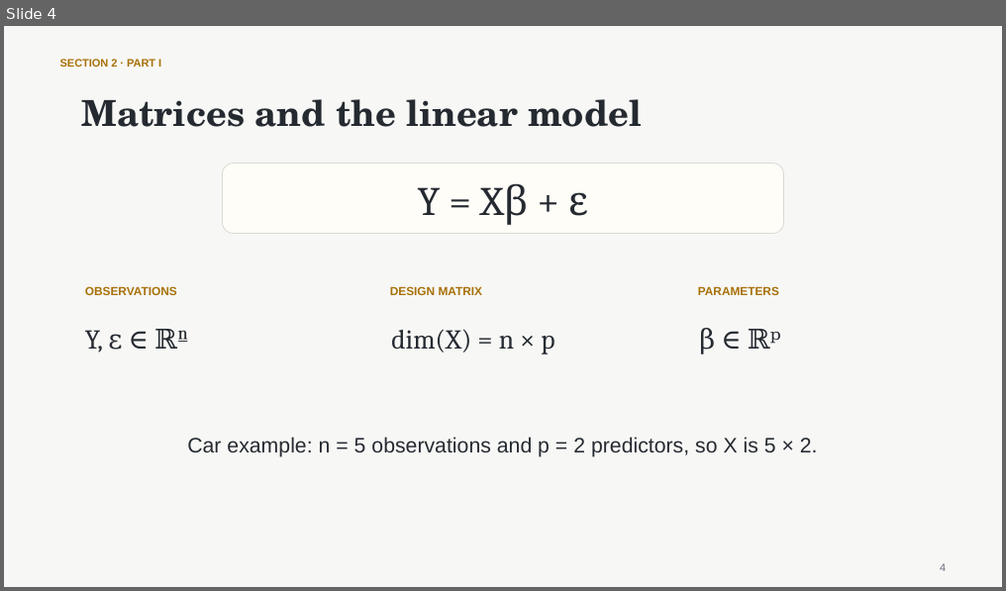
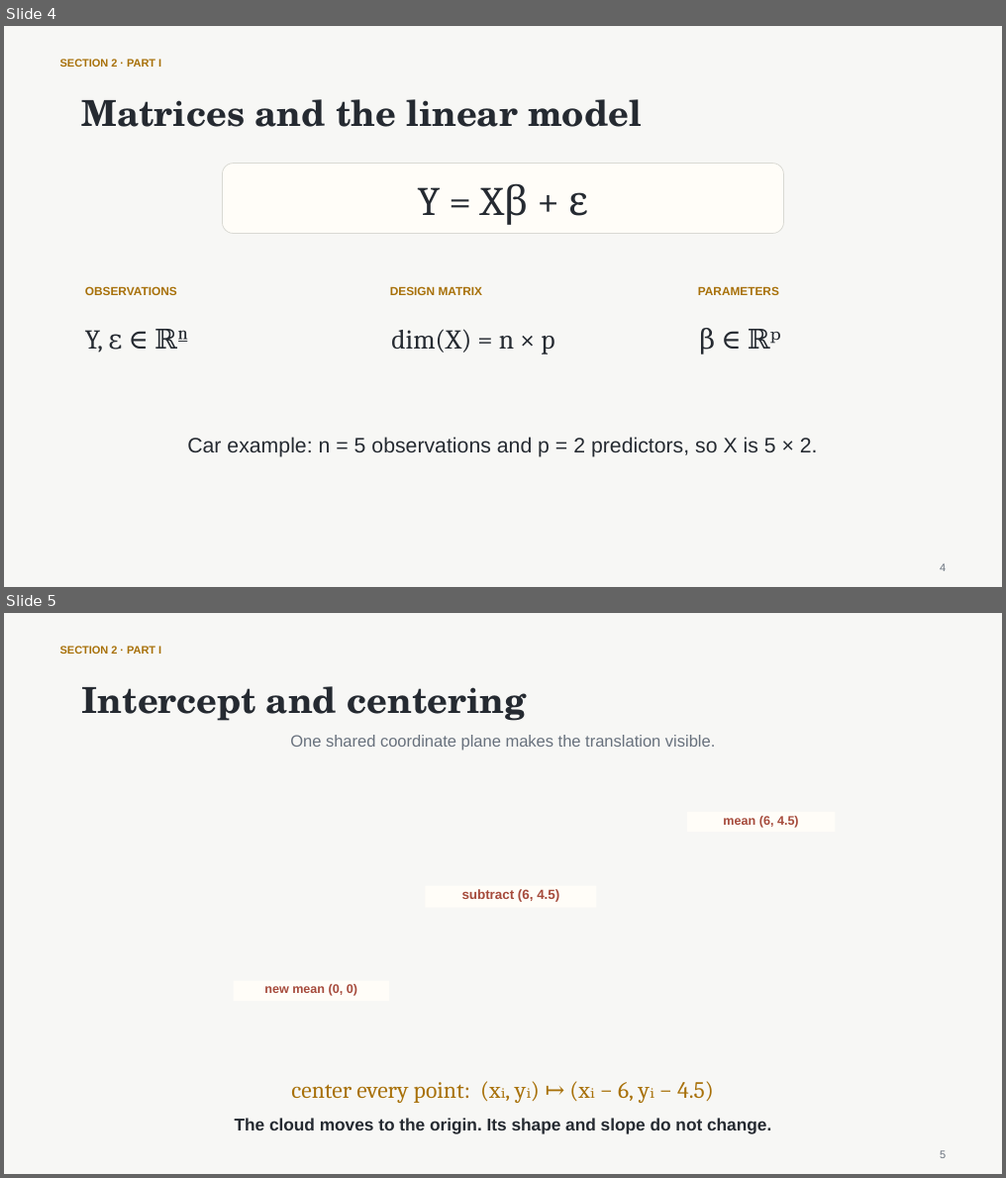
Before and after one commit to nurdauletakhanov/ReadingLab, a slide deck: public/slides/session-0-least-squares-foundations.pptx. Shown one above the other, each under a label of ours: slide 4 before the commit, slides 4 and 5 after it. The pictures are 1006x591 and 1006x1178 pixels, drawn with LibreOffice and Linux fonts; fonts in the diff are those of the drawing. Boxes give left, top, right and bottom in pixels: in the first picture for what was removed or moved away, otherwise in the second. Text is boxed around its words. In the diff, an @@ line names an element or a change of style, - is before the commit and + after.

Commit message:
Improve centering graph in Session 0 slides

```diff
--- a/public/slides/session-0-least-squares-foundations.pptx
+++ b/public/slides/session-0-least-squares-foundations.pptx
@@ slide 5 added at box(4, 613, 1002, 1174), background #F7F7F5 @@
@@ text added at box(60, 646, 161, 657), 10.5 pt, text #A8710A, bold @@
+SECTION 2 · PART I
@@ text added at box(82, 686, 527, 721), 34.5 pt, text #252A31, bold @@
+Intercept and centering
@@ text added at box(290, 735, 715, 751), 15.8 pt, text #68717D @@
+One shared coordinate plane makes the translation visible.
@@ rectangle added at box(687, 812, 835, 833), fill #FFFDF8, 12 pt, text #A64B3C, bold @@
+mean (6, 4.5)
@@ rectangle added at box(425, 886, 596, 908), fill #FFFDF8, 12.8 pt, text #A64B3C, bold @@
+subtract (6, 4.5)
@@ rectangle added at box(233, 981, 389, 1001), fill #FFFDF8, 12 pt, text #A64B3C, bold @@
+new mean (0, 0)
@@ text added at box(291, 1081, 714, 1103), 22.5 pt, text #A8710A @@
+center every point: (xᵢ, yᵢ) ↦ (xᵢ − 6, yᵢ − 4.5)
@@ text added at box(235, 1118, 771, 1135), 16.5 pt, text #252A31, bold @@
+The cloud moves to the origin. Its shape and slope do not change.
@@ text added at box(940, 1151, 945, 1158), 10.5 pt, text #68717D @@
+5
```
Also in this commit, not shown: 1 slide removed.
